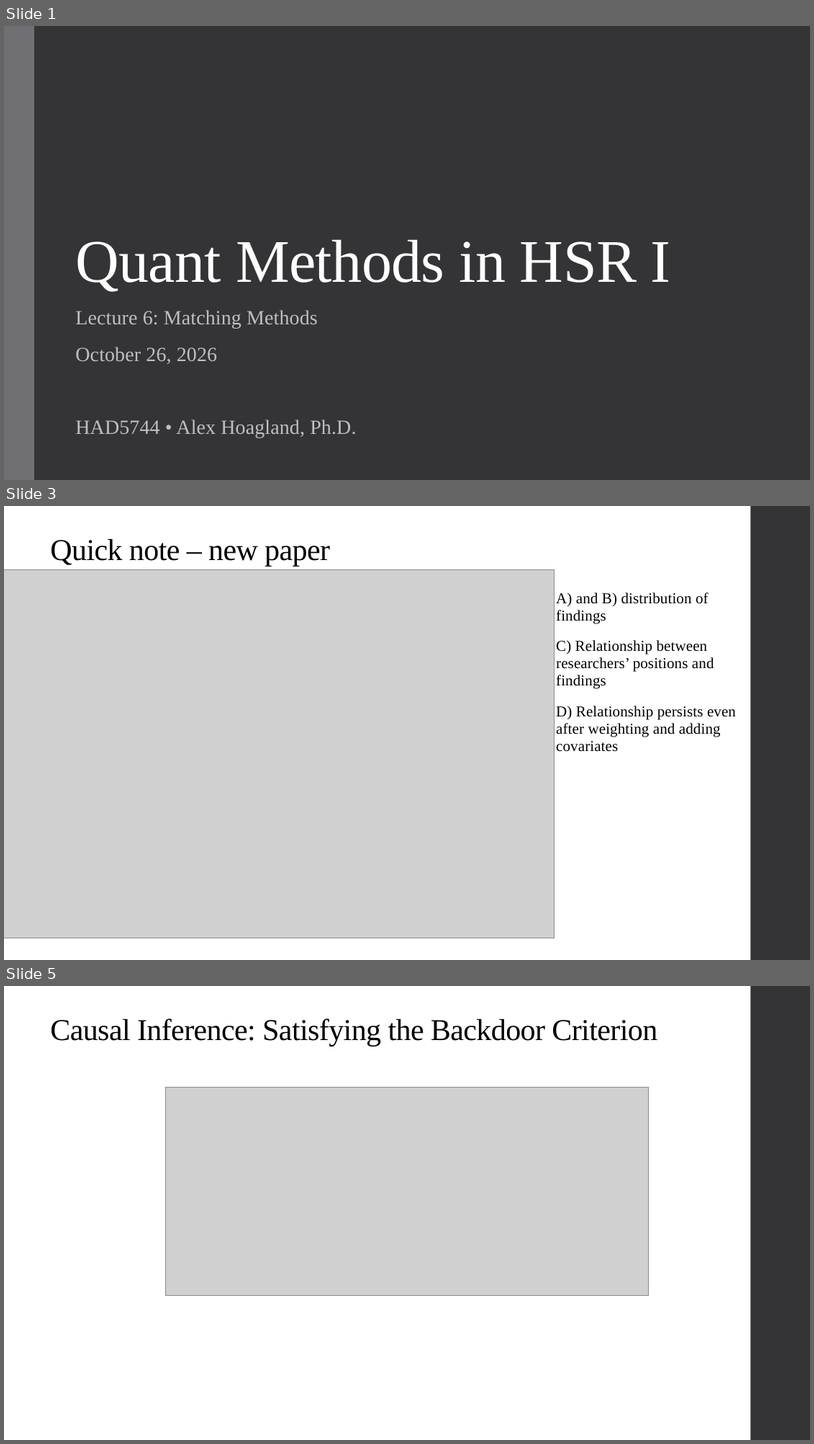
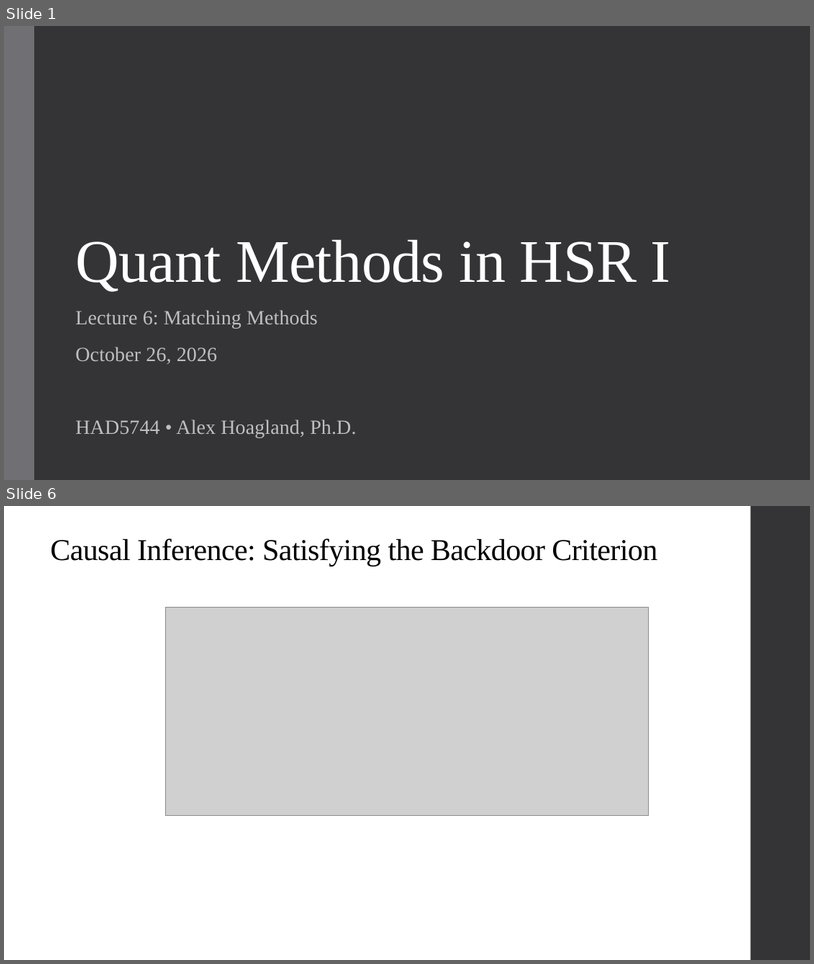
Before and after one commit to alex-hoagland/HAD5744, a slide deck: Lecture06_Matching/Lecture06_Matching.pptx. Shown one above the other, each under a label of ours: slides 1, 3 and 5 before the commit, slides 1 and 6 after it; the slides between them are not shown. The pictures are 814x1444 and 814x964 pixels, drawn with LibreOffice and Linux fonts; fonts in the diff are those of the drawing; grey boxes stand for pictures. Boxes give left, top, right and bottom in pixels: in the first picture for what was removed or moved away, otherwise in the second. Text is boxed around its words. In the diff, an @@ line names an element or a change of style, - is before the commit and + after.

```diff
--- a/Lecture06_Matching/Lecture06_Matching.pptx
+++ b/Lecture06_Matching/Lecture06_Matching.pptx
@@ slide 3 removed at <box>4,506,810,960</box>, background #FFFFFF; not listed: 1 template element that a slide beside it also shows @@
@@ title removed at <box>50,539,330,566</box> @@
-Quick note – new paper
@@ picture removed at <box>4,569,555,937</box> @@
@@ text removed at <box>556,592,736,752</box> @@
-• A) and B) distribution of findings
-• C) Relationship between researchers’ positions and findings
-• D) Relationship persists even after weighting and adding covariates
@@ what was slide 5 is now slide 6 @@
```
Also in this commit, not shown: 2 slides changed, 3 slides added, 1 other slide removed, 2 other files.
